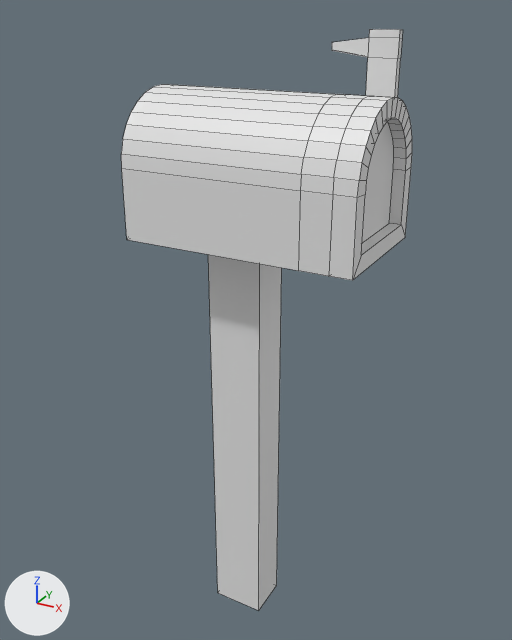
The Blender file Blender/mailbox.blend, before and after one commit.
Before and after are seen from a camera (50 mm lens) standing at (0.923, -1.617, 1.816) and looking at (0.006, 0.049, 0.983). The axes (+X, +Y, +Z) are drawn at lower left. The lights are the same throughout. Mesh edges are drawn as thin lines.

Names of what the first picture shows: 'Head', 'Post'.
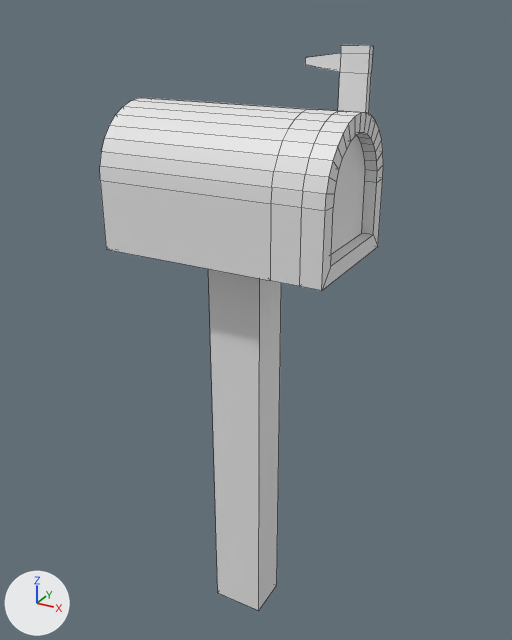
The change, as a diff of the scene's bpy script:
```diff
--- a/Blender/mailbox.blend.py
+++ b/Blender/mailbox.blend.py
@@ ob_head @@
 ob_head = bpy.data.objects.new('Head', me_plane)
-ob_head.location = (0.387, 0.0, 1.442)
+ob_head.location = (0.313, 0.0, 1.404)
 ob_head.rotation_euler = (0.0, 1.571, 0.0)  # degrees (0, 90, 0)
```

Pixel boxes (x1, y1, x2, y2) of what changed, in the pictures (512 x 640 px):
'Head', moved
    before: (121, 29, 412, 280)
    after: (100, 45, 383, 290)
